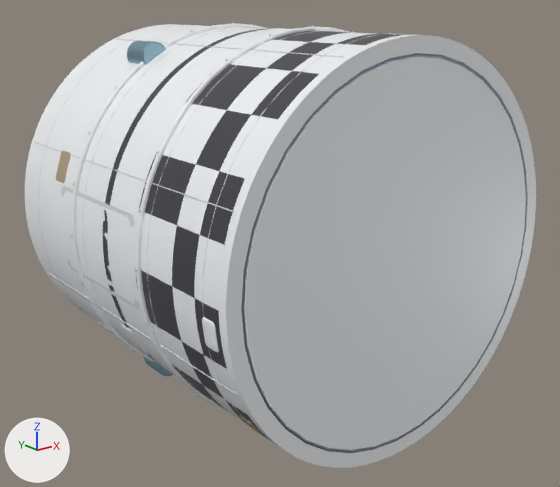
The glTF model assets-src/ship-modules/tank-combat-main.glb as it was, and as the next commit left it.
The view is the same before and after, from a 50 mm camera at (-7.65, -9.8, 3.42) aimed at (0.06, -0.16, -0.44). Lighting does not change. The marker at lower left points along +X, +Y and +Z. The first picture is the older version. Vertices at exactly the same position are counted once.

Objects in the first picture: 'copv_bottle_1.0', 'tank-band', 'tank-band.001', 'tank_end_rim_1.0', 'tank_hull', 'tank_surface_panels' and 9 more.
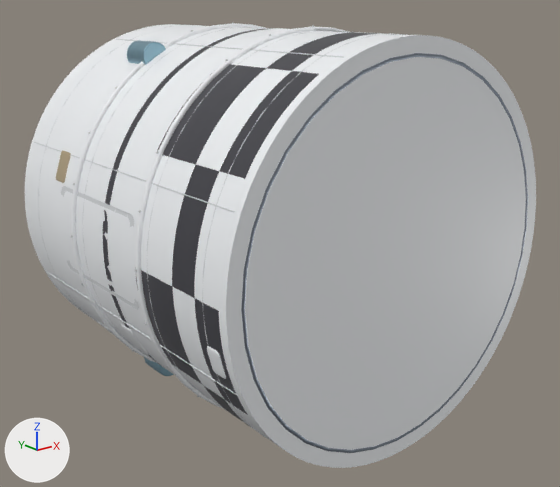
Pixel boxes [x1, y1, x2, y2] of what changed, in the pictures (560 x 487 px; the box of a moved part takes in the faces that stretch with it):
part 1 of me_tank_hull, recoloured: [151, 31, 404, 426] in both
part 2 of me_tank_hull, recoloured: [139, 31, 401, 441] in both
part 3 of me_tank_surface_panels, moved or reshaped: before [202, 317, 219, 353]; after [207, 346, 226, 379]
part 4 of me_tank_surface_panels, moved or reshaped (not visible afterwards): before [240, 415, 263, 435]

Edits to the bpy script that builds the scene:
```text
Change me_tank_hull:
    where me_tank_hull.from_pydata(...)  # 19776 vertices, 39548 faces; spans x -3.0..3.0, y -3.0..3.0, z -3.0..3.0
    used by ob_tank_hull; location = (0.0, 0.0, 0.0)
    me_tank_hull part 1: 3360 faces spanning x -2.9..2.9, y -2.85..-0.87, z -3.0..3.0 switch from mat_mat_tank_paint_white (white #f1f3f6) to mat_mat_tank_paint_black (dark grey #3f3f45)
    me_tank_hull part 2: 3360 faces spanning x -2.9..2.9, y -2.85..-0.87, z -3.0..3.0 switch from mat_mat_tank_paint_black (dark grey #3f3f45) to mat_mat_tank_paint_white (white #f1f3f6)
Change me_tank_surface_panels:
    used by ob_tank_surface_panels; location = (0.0, 0.0, 0.0)
    remove me_tank_surface_panels.from_pydata(...)  # 2837 vertices, 5140 faces; spans x -3.01..3.0, y -2.76..2.86, z -2.99..3.02
    add me_tank_surface_panels.from_pydata(...)  # 2837 vertices, 5140 faces; spans x -3.0..3.0, y -2.76..2.86, z -2.99..3.02
    me_tank_surface_panels part 3: the loose piece of 121 vertices spanning x -3.01..-2.94, y -2.76..-2.48, z -0.6..-0.18 is turned -7.5 degrees about the y axis through the mesh origin
    me_tank_surface_panels part 4: the loose piece of 121 vertices spanning x -2.48..-2.28, y -2.75..-2.49, z -1.96..-1.69 is scaled about its middle by (1.58, 1, 0.328), then moved by (1.61, 0.0, -1.08)
    other edits to the shape of me_tank_surface_panels do not show in these pictures
```
